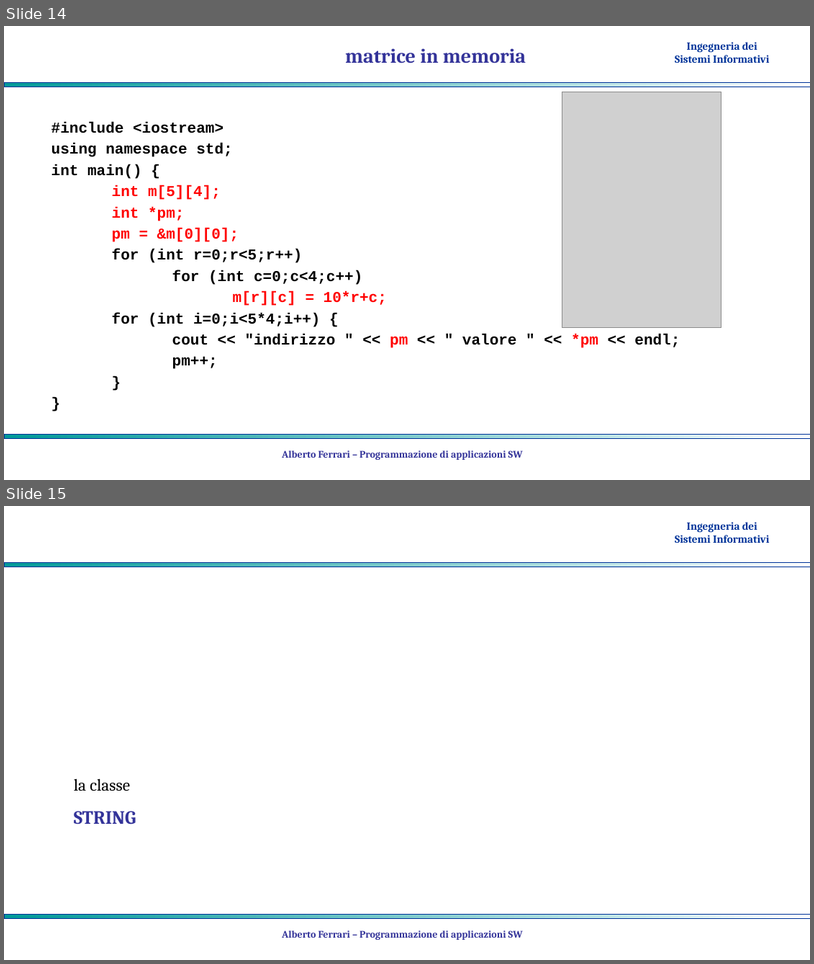
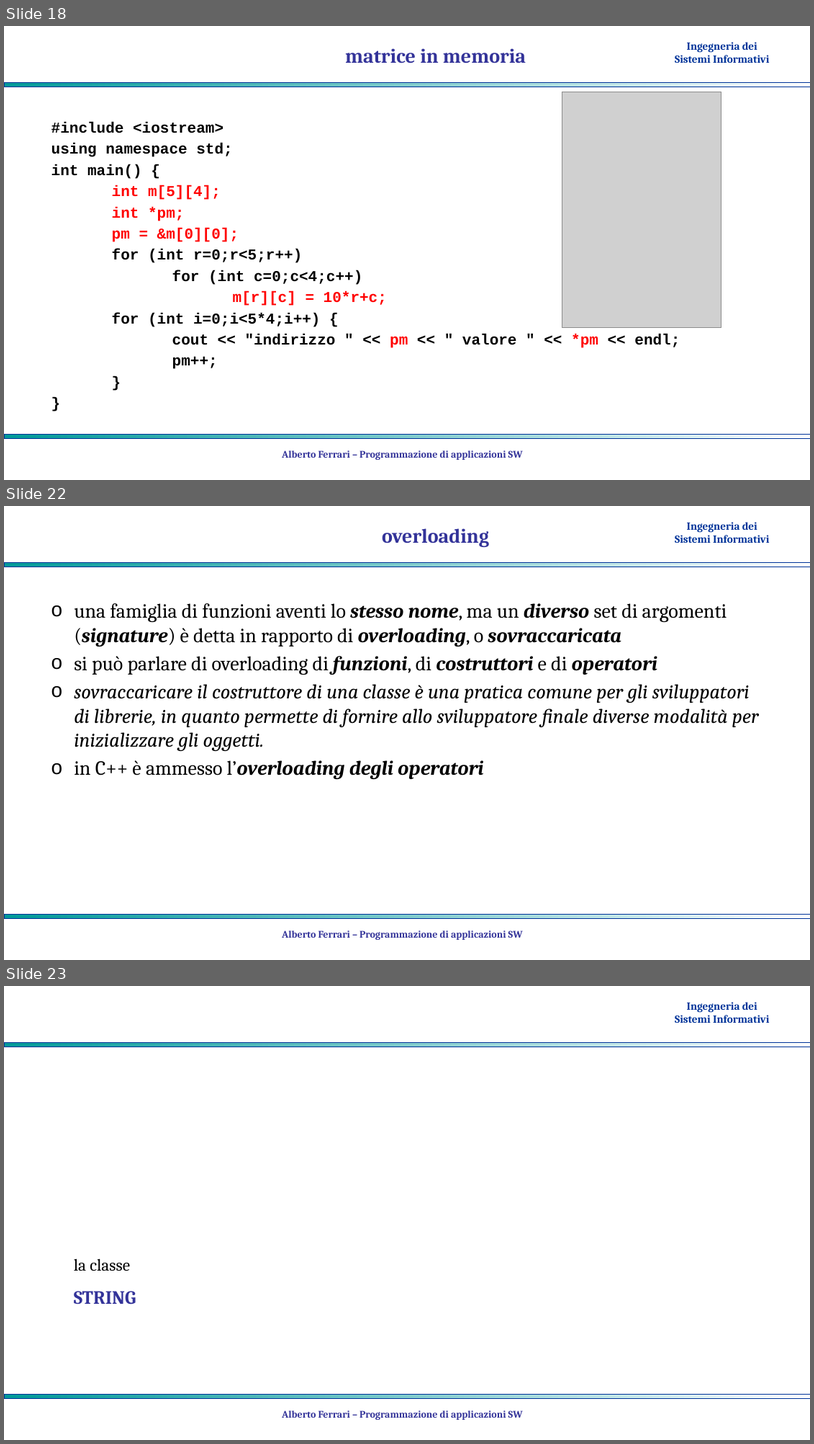
Before and after one commit to albertoferrari/pasw, a slide deck: lezioni/PASW03e - C++ dati strutturati.pptx. Shown one above the other, each under a label of ours: slides 14 and 15 before the commit, slides 18, 22 and 23 after it; the slides between them are not shown. The pictures are 814x964 and 814x1444 pixels, drawn with LibreOffice and Linux fonts; fonts in the diff are those of the drawing; grey boxes stand for pictures; background and template pictures are left out. Boxes give left, top, right and bottom in pixels: in the first picture for what was removed or moved away, otherwise in the second. Text is boxed around its words. In the diff, an @@ line names an element or a change of style, - is before the commit and + after.

```diff
--- a/lezioni/PASW03e - C++ dati strutturati.pptx
+++ b/lezioni/PASW03e - C++ dati strutturati.pptx
@@ slide 22 added at (x1=4, y1=506, x2=810, y2=960), background #FFFFFF; not listed: 3 template elements that a slide beside it also shows @@
@@ title added at (x1=382, y1=528, x2=489, y2=547), 24 pt, text #333399, bold @@
+overloading
@@ text added at (x1=74, y1=603, x2=759, y2=779), 24 pt, text #000000, italic @@
+o una famiglia di funzioni aventi lo stesso nome, ma un diverso set di argomenti (signature) è detta in rapporto di overloading, o sovraccaricata
+o si può parlare di overloading di funzioni, di costruttori e di operatori
+o sovraccaricare il costruttore di una classe è una pratica comune per gli sviluppatori di librerie, in quanto permette di fornire allo sviluppatore finale diverse modalità per inizializzare gli oggetti.
+o in C++ è ammesso l’overloading degli operatori
@@ text added at (x1=282, y1=930, x2=523, y2=939), 12 pt, text #333399, bold @@
+Alberto Ferrari – Programmazione di applicazioni SW
@@ what was slide 14 is now slide 18 @@
@@ what was slide 15 is now slide 23 @@
```
Also in this commit, not shown: 7 slides changed, 7 other slides added, 3 other files.
